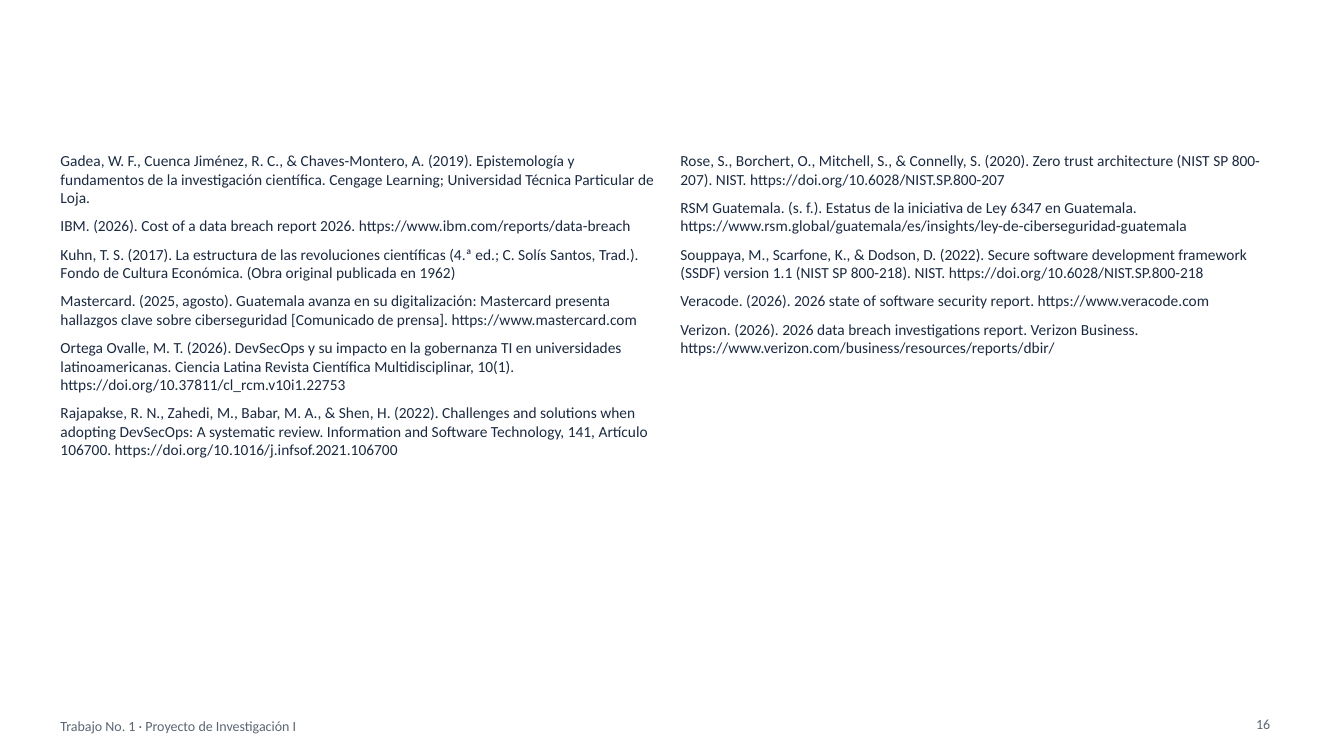
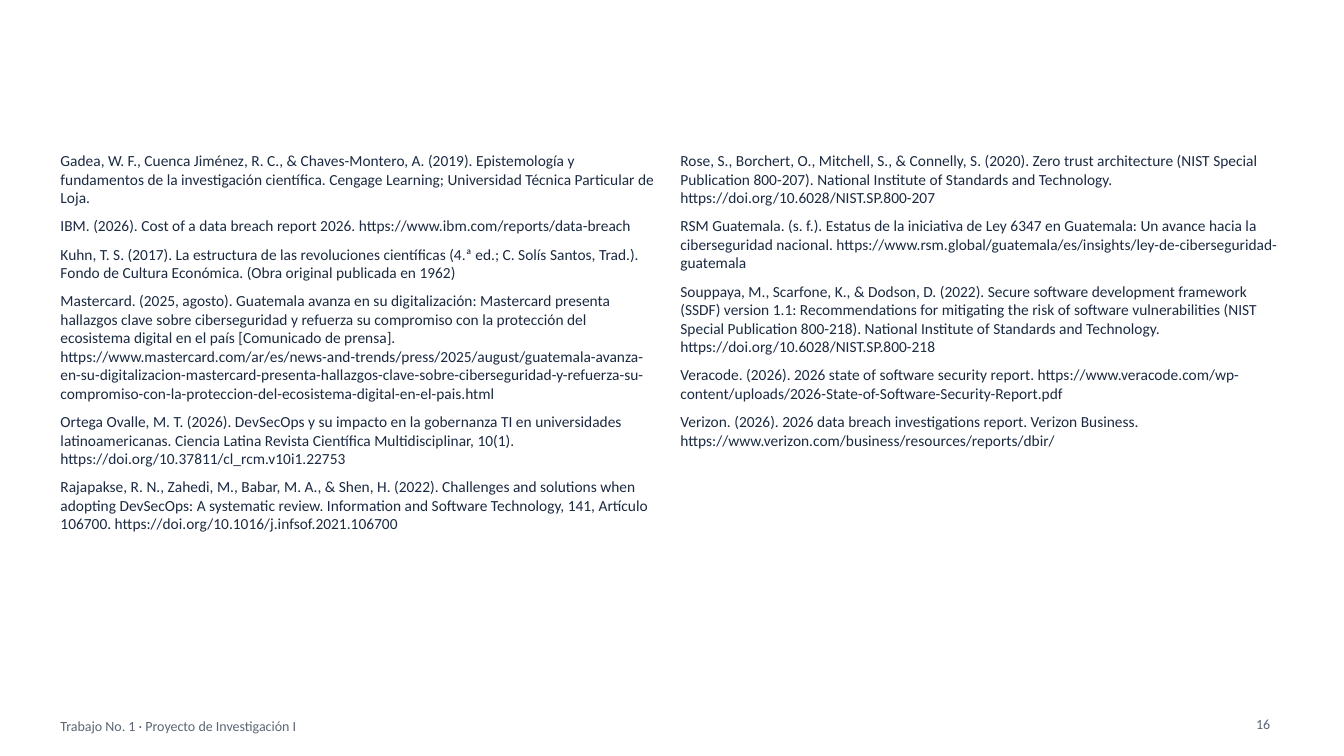
Before and after one commit to GG-II/4to-TRIMESTRE-Maestria, a slide deck: slide 16 of Proyecto de Investigación 1/Trabajo 1/Presentacion-Kuhn-y-seguridad-informatica.pptx. Drawn at 1344x756 pixels with LibreOffice and Linux fonts; fonts in the diff are those of the drawing. Boxes give left, top, right and bottom in pixels: in the first picture for what was removed or moved away, otherwise in the second. Text is boxed around its words. In the diff, an @@ line names an element or a change of style, - is before the commit and + after.

```diff
--- a/Proyecto de Investigación 1/Trabajo 1/Presentacion-Kuhn-y-seguridad-informatica.pptx
+++ b/Proyecto de Investigación 1/Trabajo 1/Presentacion-Kuhn-y-seguridad-informatica.pptx
@@ text at (680, 155, 1276, 402): text changed @@
-Rose, S., Borchert, O., Mitchell, S., & Connelly, S. (2020). Zero trust architecture (NIST SP 800-207). NIST. https://doi.org/10.6028/NIST.SP.800-207
-RSM Guatemala. (s. f.). Estatus de la iniciativa de Ley 6347 en Guatemala. https://www.rsm.global/guatemala/es/insights/ley-de-ciberseguridad-guatemala
-Souppaya, M., Scarfone, K., & Dodson, D. (2022). Secure software development framework (SSDF) version 1.1 (NIST SP 800-218). NIST. https://doi.org/10.6028/NIST.SP.800-218
-Veracode. (2026). 2026 state of software security report. https://www.veracode.com
+Rose, S., Borchert, O., Mitchell, S., & Connelly, S. (2020). Zero trust architecture (NIST Special Publication 800-207). National Institute of Standards and Technology. https://doi.org/10.6028/NIST.SP.800-207
+RSM Guatemala. (s. f.). Estatus de la iniciativa de Ley 6347 en Guatemala: Un avance hacia la ciberseguridad nacional. https://www.rsm.global/guatemala/es/insights/ley-de-ciberseguridad-guatemala
+Souppaya, M., Scarfone, K., & Dodson, D. (2022). Secure software development framework (SSDF) version 1.1: Recommendations for mitigating the risk of software vulnerabilities (NIST Special Publication 800-218). National Institute of Standards and Technology. https://doi.org/10.6028/NIST.SP.800-218
+Veracode. (2026). 2026 state of software security report. https://www.veracode.com/wp-content/uploads/2026-State-of-Software-Security-Report.pdf
@@ text at (60, 295, 643, 402): text changed @@
-Mastercard. (2025, agosto). Guatemala avanza en su digitalización: Mastercard presenta hallazgos clave sobre ciberseguridad [Comunicado de prensa]. https://www.mastercard.com
+Mastercard. (2025, agosto). Guatemala avanza en su digitalización: Mastercard presenta hallazgos clave sobre ciberseguridad y refuerza su compromiso con la protección del ecosistema digital en el país [Comunicado de prensa]. https://www.mastercard.com/ar/es/news-and-trends/press/2025/august/guatemala-avanza-en-su-digitalizacion-mastercard-presenta-hallazgos-clave-sobre-ciberseguridad-y-refuerza-su-compromiso-con-la-proteccion-del-ecosistema-digital-en-el-pais.html
```
Also in this commit, not shown: 1 other slide changed, 15 other files.
